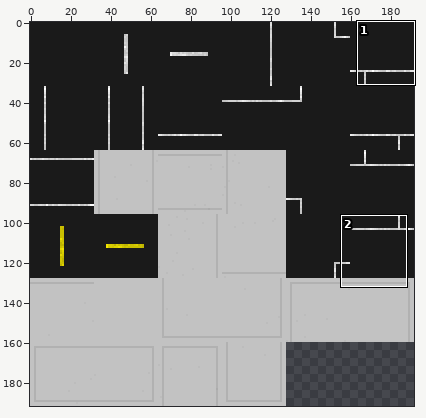
Sprite sheet: Assets/tilemaps/road.png. Above: a wide view before the commit, with the close-up outlined.
Close-up. Before:
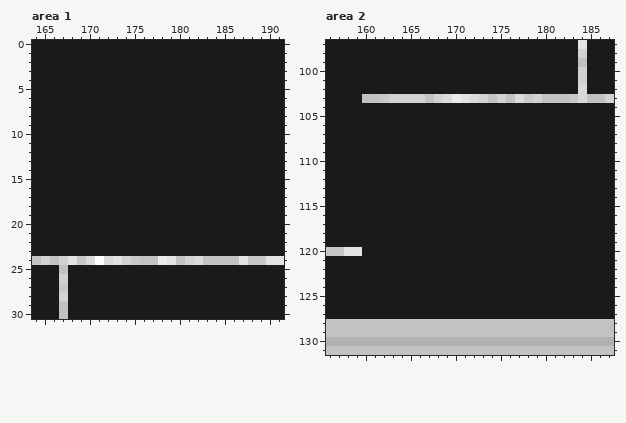
The file is 192x192 pixels. Colours within 5 levels of each other are drawn and written as one. Shown: area 1: x 164..191, y 0..30; area 2: x 156..187, y 97..131.
Once edited:
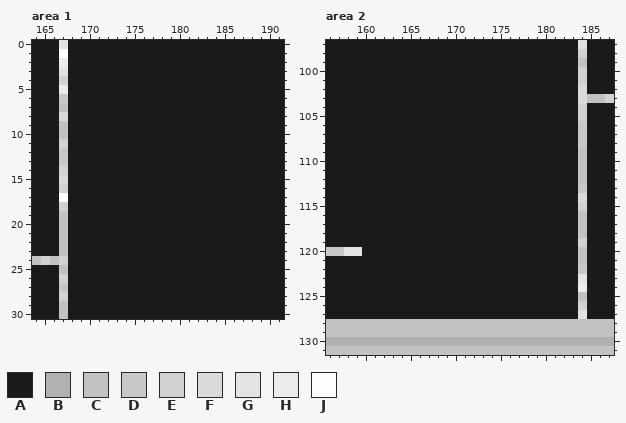
Palette (. is transparent): A #1a1a1a  B #b1b1b1  C #c2c2c2  D #c8c8c8  E #d2d2d2  F #dadada  G #e3e3e3  H #ebebeb  J #fefefe
Change:
{"where": "area 1"}
{"y":0,"x":167,"old":"A","new":"G"}
{"y":1,"x":167,"old":"A","new":"J"}
{"y":2,"x":167,"old":"A","new":"H"}
{"y":3,"x":167,"old":"A","new":"G"}
{"y":4,"x":167,"old":"A","new":"E"}
{"y":5,"x":167,"old":"A","new":"H"}
{"y":6,"x":167,"old":"A","new":"D"}
{"y":7,"x":167,"old":"A","new":"C"}
{"y":8,"x":167,"old":"A","new":"F"}
{"y":9,"x":167,"old":"A","new":"C"}
{"y":10,"x":167,"old":"A","new":"C"}
{"y":11,"x":167,"old":"A","new":"E"}
{"y":12,"x":167,"old":"A","new":"D"}
{"y":13,"x":167,"old":"A","new":"D"}
{"y":14,"x":167,"old":"A","new":"E"}
{"y":15,"x":167,"old":"A","new":"F"}
{"y":16,"x":167,"old":"A","new":"E"}
{"y":17,"x":167,"old":"A","new":"J"}
{"y":18,"x":167,"old":"A","new":"E"}
{"y":19,"x":167,"old":"A","new":"C"}
{"y":20,"x":167,"old":"A","new":"C"}
{"y":21,"x":167,"old":"A","new":"C"}
{"y":22,"x":167,"old":"A","new":"C"}
{"y":23,"x":167,"old":"A","new":"C"}
{"y":24,"x":168,"old":"GDFJFGEDCCHGCEFCCCCGDDGG","new":"AAAAAAAAAAAAAAAAAAAAAAAA"}
{"where": "area 2"}
{"y":103,"x":160,"old":"CCDEEEECEFHGFECECFDECCCD","new":"AAAAAAAAAAAAAAAAAAAAAAAA"}
{"y":104,"x":184,"old":"A","new":"E"}
{"y":105,"x":184,"old":"A","new":"E"}
{"y":106,"x":184,"old":"A","new":"D"}
{"y":107,"x":184,"old":"A","new":"D"}
{"y":108,"x":184,"old":"A","new":"D"}
{"y":109,"x":184,"old":"A","new":"C"}
{"y":110,"x":184,"old":"A","new":"C"}
{"y":111,"x":184,"old":"A","new":"C"}
{"y":112,"x":184,"old":"A","new":"C"}
{"y":113,"x":184,"old":"A","new":"D"}
{"y":114,"x":184,"old":"A","new":"F"}
{"y":115,"x":184,"old":"A","new":"E"}
{"y":116,"x":184,"old":"A","new":"C"}
{"y":117,"x":184,"old":"A","new":"C"}
{"y":118,"x":184,"old":"A","new":"C"}
{"y":119,"x":184,"old":"A","new":"E"}
{"y":120,"x":184,"old":"A","new":"C"}
{"y":121,"x":184,"old":"A","new":"C"}
{"y":122,"x":184,"old":"A","new":"D"}
{"y":123,"x":184,"old":"A","new":"G"}
{"y":124,"x":184,"old":"A","new":"H"}
{"y":125,"x":184,"old":"A","new":"C"}
{"y":126,"x":184,"old":"A","new":"E"}
{"y":127,"x":184,"old":"A","new":"G"}
